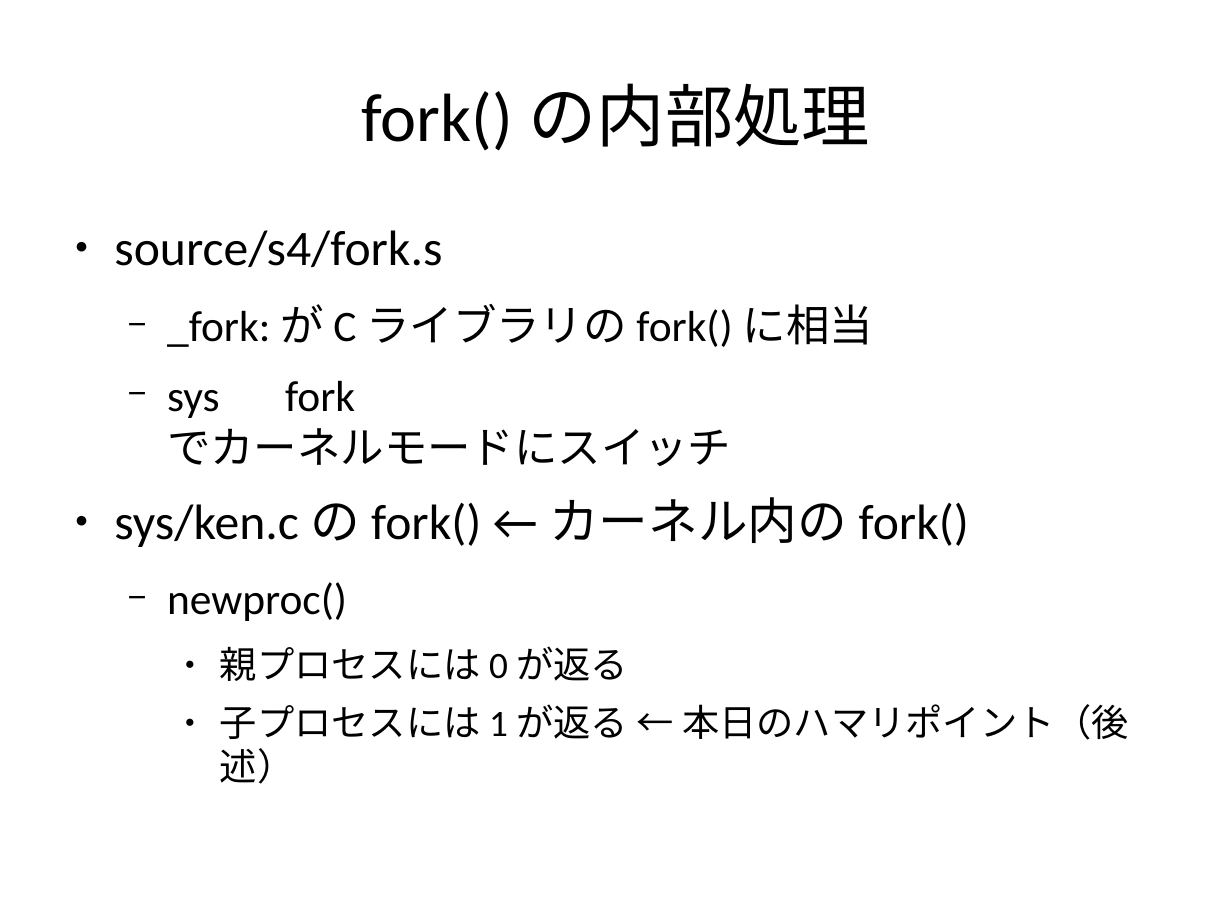
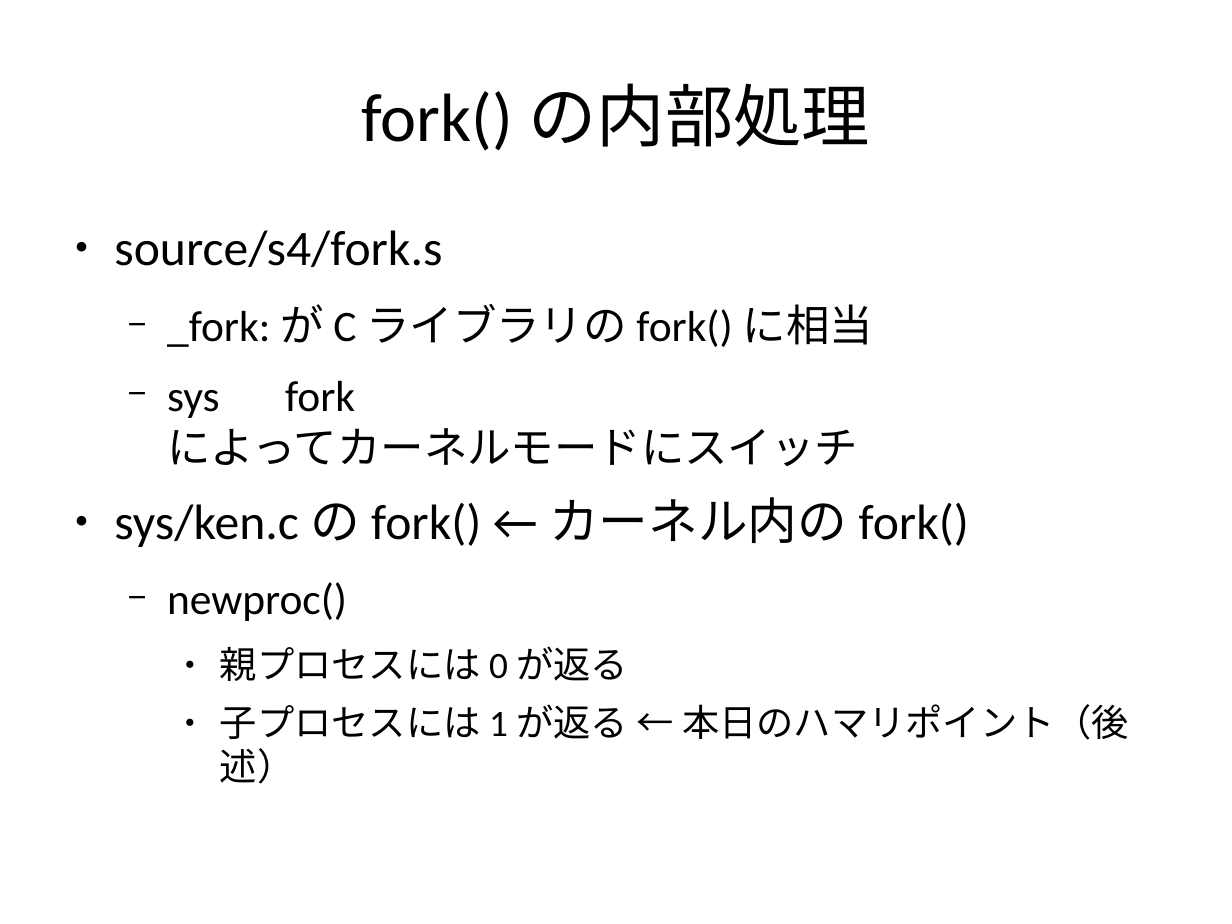
Before and after one commit to andromedroid/ame, a slide deck: slide 13 of doc/unix_v6/process_matome.odp. Drawn at 1232x924 pixels with LibreOffice and Linux fonts; fonts in the diff are those of the drawing. Boxes give left, top, right and bottom in pixels: in the first picture for what was removed or moved away, otherwise in the second. Text is boxed around its words. In the diff, an @@ line names an element or a change of style, - is before the commit and + after.

```diff
--- a/doc/unix_v6/process_matome.odp
+++ b/doc/unix_v6/process_matome.odp
@@ text at (167, 380, 858, 466): text changed @@
-  − sys fork
-    でカーネルモードにスイッチ
+  − sys fork
+    によってカーネルモードにスイッチ
```
Also in this commit, not shown: 8 other slides changed, 14 slides added, 12 slides removed.
